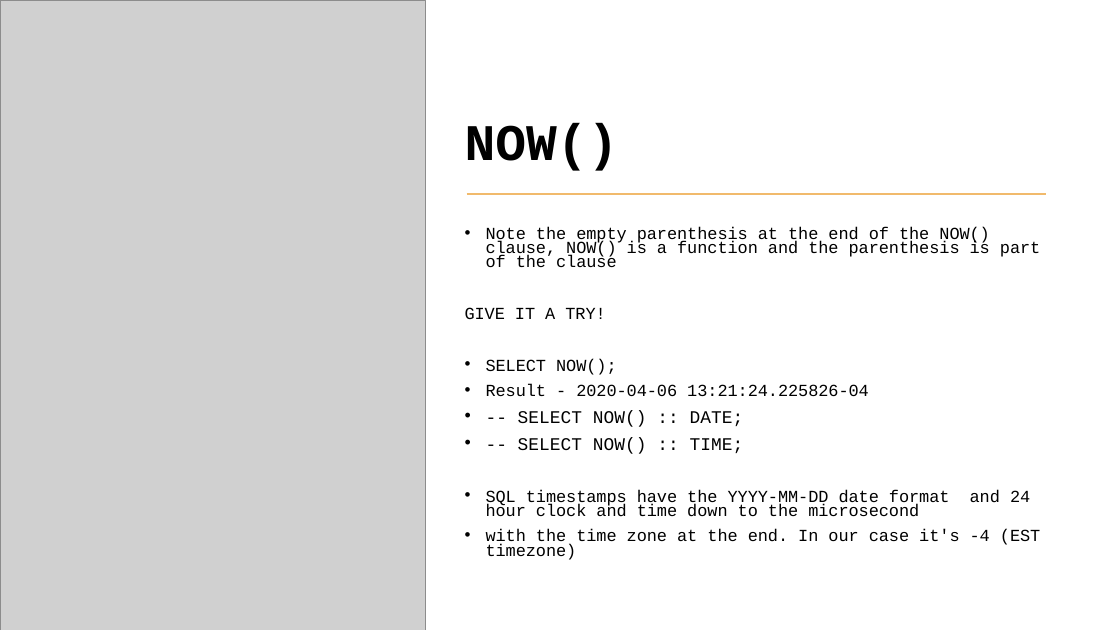
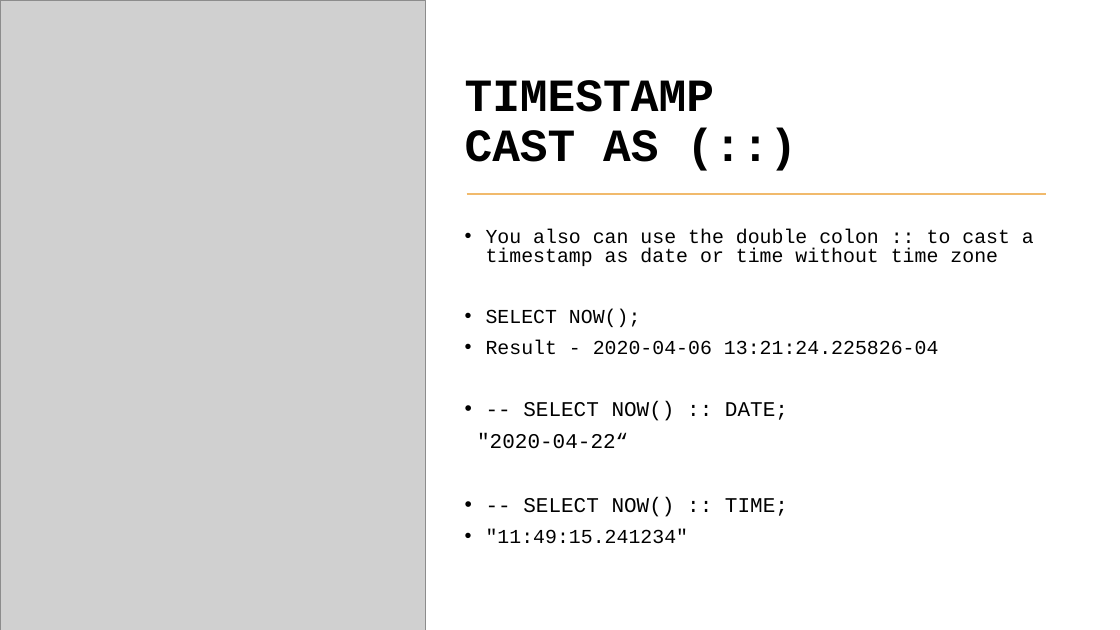
Before and after one commit to VadimAcosta/timestamps_and_intervals, a slide deck: slide 32 of times_and_dates.pptx. Drawn at 1120x630 pixels with LibreOffice and Linux fonts; fonts in the diff are those of the drawing; grey boxes stand for pictures. Boxes give left, top, right and bottom in pixels: in the first picture for what was removed or moved away, otherwise in the second. Text is boxed around its words. In the diff, an @@ line names an element or a change of style, - is before the commit and + after.

```diff
--- a/times_and_dates.pptx
+++ b/times_and_dates.pptx
@@ title at [465, 80, 714, 162]: text changed; size 44 to 39.6 pt @@
-NOW()
+TIMESTAMP
+CAST AS (::)
@@ text at [486, 229, 1034, 266]: text changed; size 14.4 to 17 pt @@
-• Note the empty parenthesis at the end of the NOW() clause, NOW() is a function and the parenthesis is part of the clause
-GIVE IT A TRY!
+• You also can use the double colon :: to cast a timestamp as date or time without time zone
@@ text at [486, 309, 939, 517]: size 14.4 to 17 pt in "SELECT NOW();", "Result - 2020-04-06 13:21:24.225826-04"; size 15.3 to 18 pt in "-- SELECT NOW() :: DATE;", "-- SELECT NOW() :: TIME;"; line spacing 0.7 to 0.8 @@
@@ text at [477, 433, 628, 449]: paragraph added @@
+"2020-04-22“
@@ text at [486, 529, 689, 544]: text changed; size 14.4 to 17 pt @@
-• SQL timestamps have the YYYY-MM-DD date format and 24 hour clock and time down to the microsecond
-• with the time zone at the end. In our case it's -4 (EST timezone)
+• "11:49:15.241234"
```
Also in this commit, not shown: 23 other slides changed, 14 slides added, 9 slides removed.
